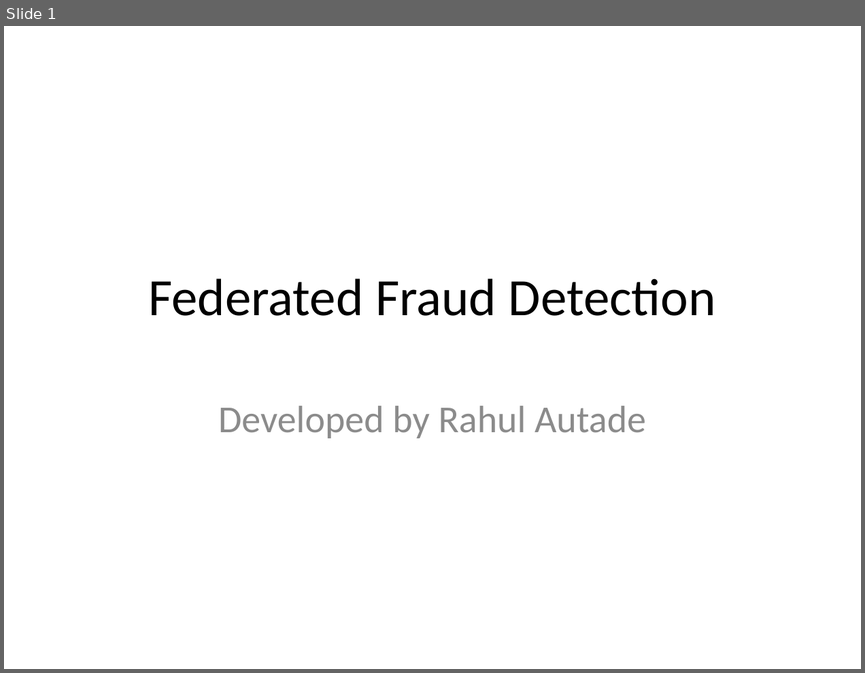
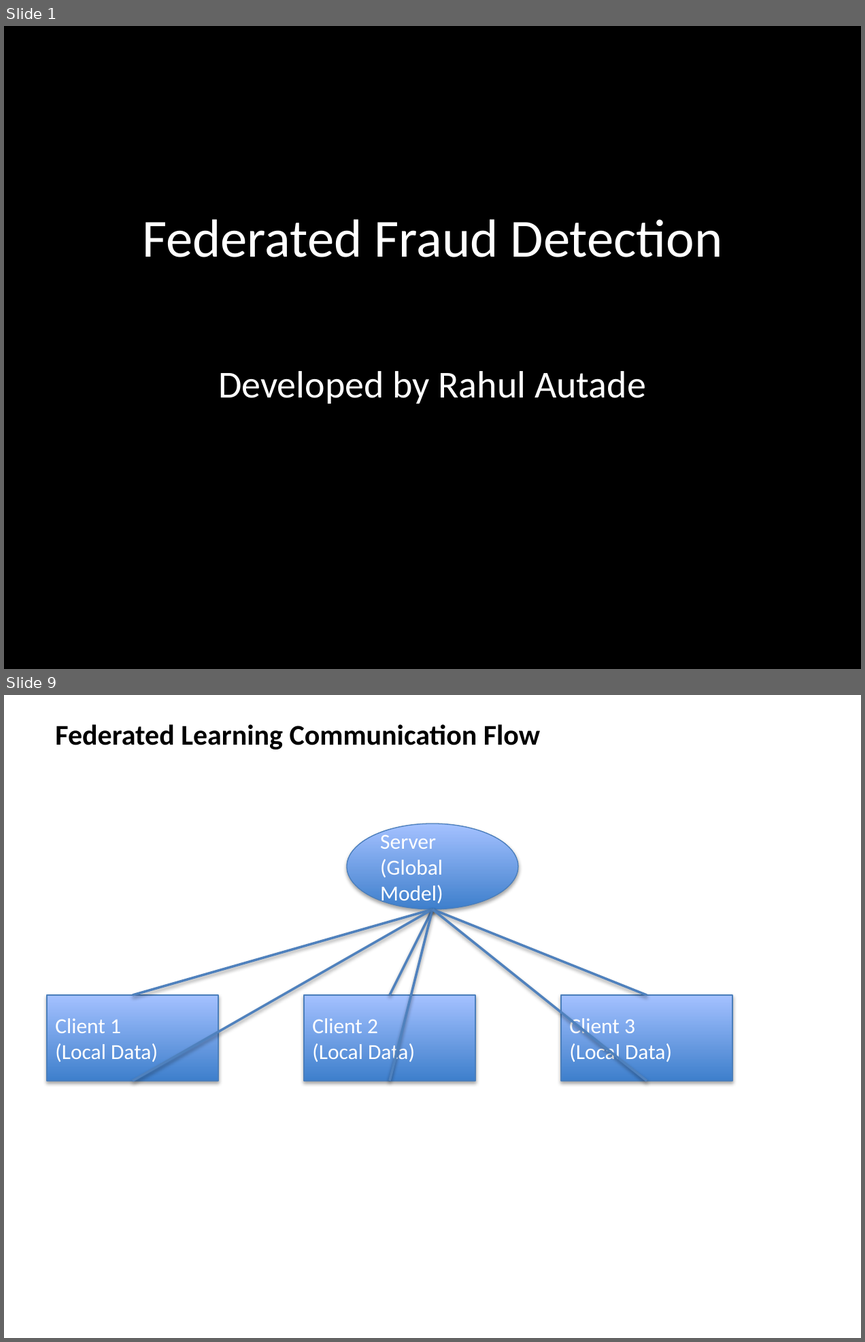
Before and after one commit to rahul2287/fraud-detection-federated, a slide deck: fraud-detection-federated/docs/fraud_detection_presentation.pptx. Shown one above the other, each under a label of ours: slide 1 before the commit, slides 1 and 9 after it; the slides between them are not shown. The pictures are 865x673 and 865x1342 pixels, drawn with LibreOffice and Linux fonts; fonts in the diff are those of the drawing; background and template pictures are left out; a plain dark background stands for a picture behind light text. Boxes give left, top, right and bottom in pixels: in the first picture for what was removed or moved away, otherwise in the second. Text is boxed around its words. In the diff, an @@ line names an element or a change of style, - is before the commit and + after.

```diff
--- a/fraud-detection-federated/docs/fraud_detection_presentation.pptx
+++ b/fraud-detection-federated/docs/fraud_detection_presentation.pptx
@@ slide 9 added at [4, 695, 861, 1338], background #FFFFFF @@
@@ text added at [55, 724, 540, 749], 24 pt, text #000000, bold @@
+Federated Learning Communication Flow
@@ ellipse added at [347, 824, 518, 909], fill gradient #3F80CE to #A4C4FF, outline #4B7EBC 0.75 pt, 18 pt, text #FFFFFF @@
+Server
+(Global Model)
@@ line added from (432, 909) to (133, 995), #4F81BD 2 pt @@
@@ line added from (133, 1081) to (432, 909), #4F81BD 2 pt @@
@@ line added from (432, 909) to (390, 995), #4F81BD 2 pt @@
@@ line added from (390, 1081) to (432, 909), #4F81BD 2 pt @@
@@ line added from (432, 909) to (647, 995), #4F81BD 2 pt @@
@@ line added from (647, 1081) to (432, 909), #4F81BD 2 pt @@
@@ rectangle added at [47, 995, 218, 1081], fill gradient #3F80CE to #A4C4FF, outline #4B7EBC 0.75 pt, 18 pt, text #FFFFFF @@
+Client 1
+(Local Data)
@@ rectangle added at [304, 995, 475, 1081], fill gradient #3F80CE to #A4C4FF, outline #4B7EBC 0.75 pt, 18 pt, text #FFFFFF @@
+Client 2
+(Local Data)
@@ rectangle added at [561, 995, 732, 1081], fill gradient #3F80CE to #A4C4FF, outline #4B7EBC 0.75 pt, 18 pt, text #FFFFFF @@
+Client 3
+(Local Data)
@@ slide 1 changed as well @@
@@ background #FFFFFF to picture (left out) @@
@@ rectangle added at [4, 26, 861, 669], fill #000000 @@
@@ title "Federated Fraud Detection": place and size @@
-title "Federated Fraud Detection" at [148, 278, 716, 316]
+title "Federated Fraud Detection" at [142, 219, 723, 257]
@@ title "Federated Fraud Detection" at [142, 219, 723, 257]: size 44 to 45 pt, text colour #000000 to #FFFFFF @@
@@ subtitle "Developed by Rahul Autade": place and size @@
-subtitle "Developed by Rahul Autade" at [218, 405, 646, 438]
+subtitle "Developed by Rahul Autade" at [218, 371, 646, 403]
@@ subtitle "Developed by Rahul Autade" at [218, 371, 646, 403]: text colour #8C8C8C to #FFFFFF @@
```
Also in this commit, not shown: 3 other slides changed, 4 other slides added.
